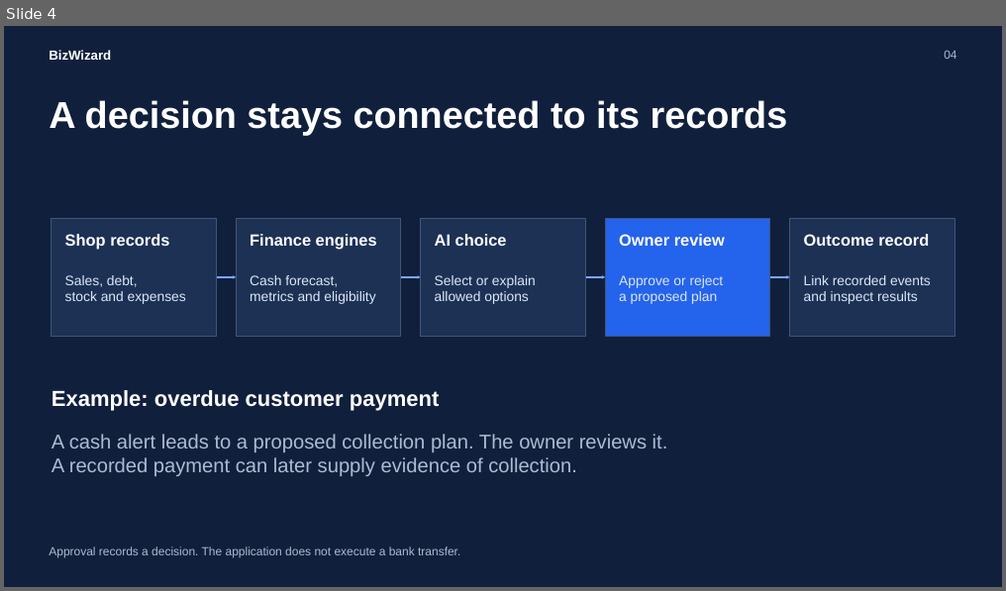
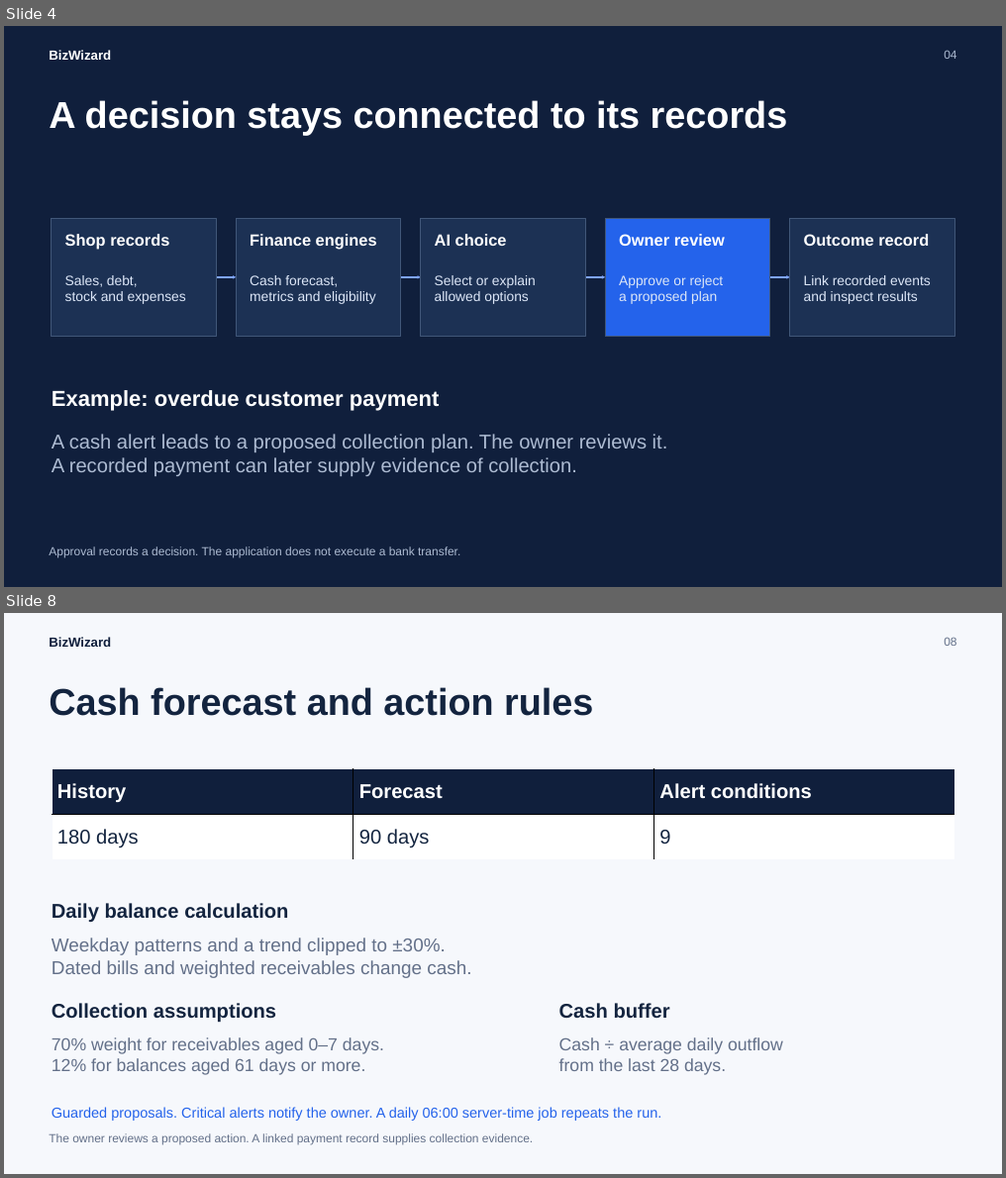
Before and after one commit to mahfuz-saim/bizwizard, a slide deck: output/presentation/BizWizard-Presentation.pptx. Shown one above the other, each under a label of ours: slide 4 before the commit, slides 4 and 8 after it; the slides between them are not shown. The pictures are 1006x591 and 1006x1178 pixels, drawn with LibreOffice and Linux fonts; fonts in the diff are those of the drawing. Boxes give left, top, right and bottom in pixels: in the first picture for what was removed or moved away, otherwise in the second. Text is boxed around its words. In the diff, an @@ line names an element or a change of style, - is before the commit and + after.

```diff
--- a/output/presentation/BizWizard-Presentation.pptx
+++ b/output/presentation/BizWizard-Presentation.pptx
@@ slide 8 added at (4,613,1002,1174), background #F6F8FC @@
@@ text added at (49,637,111,647), 15.8 pt, text #101F3C, bold @@
+BizWizard
@@ text added at (944,638,956,646), 14.2 pt, text #637089 @@
+08
@@ text added at (49,687,593,716), 45 pt, text #13243F, bold @@
+Cash forecast and action rules
@@ table added at (52,768,954,860), 2 rows, 3 columns @@
+History | Forecast | Alert conditions
+180 days | 90 days | 9
@@ text added at (52,903,288,922), 24 pt, text #13243F, bold @@
+Daily balance calculation
@@ text added at (52,938,471,978), 22.5 pt, text #637089 @@
+Weekday patterns and a trend clipped to ±30%.
+Dated bills and weighted receivables change cash.
@@ text added at (52,1003,276,1023), 24 pt, text #13243F, bold @@
+Collection assumptions
@@ text added at (559,1003,670,1019), 24 pt, text #13243F, bold @@
+Cash buffer
@@ text added at (52,1038,384,1075), 21 pt, text #637089 @@
+70% weight for receivables aged 0–7 days.
+12% for balances aged 61 days or more.
@@ text added at (559,1038,783,1075), 21 pt, text #637089 @@
+Cash ÷ average daily outflow
+from the last 28 days.
@@ text added at (52,1107,661,1121), 17.2 pt, text #2463EB @@
+Guarded proposals. Critical alerts notify the owner. A daily 06:00 server-time job repeats the run.
@@ text added at (49,1134,533,1146), 14.2 pt, text #637089 @@
+The owner reviews a proposed action. A linked payment record supplies collection evidence.
```
Also in this commit, not shown: 9 slides changed, 2 other slides added, 2 slides removed, 1 other file.
